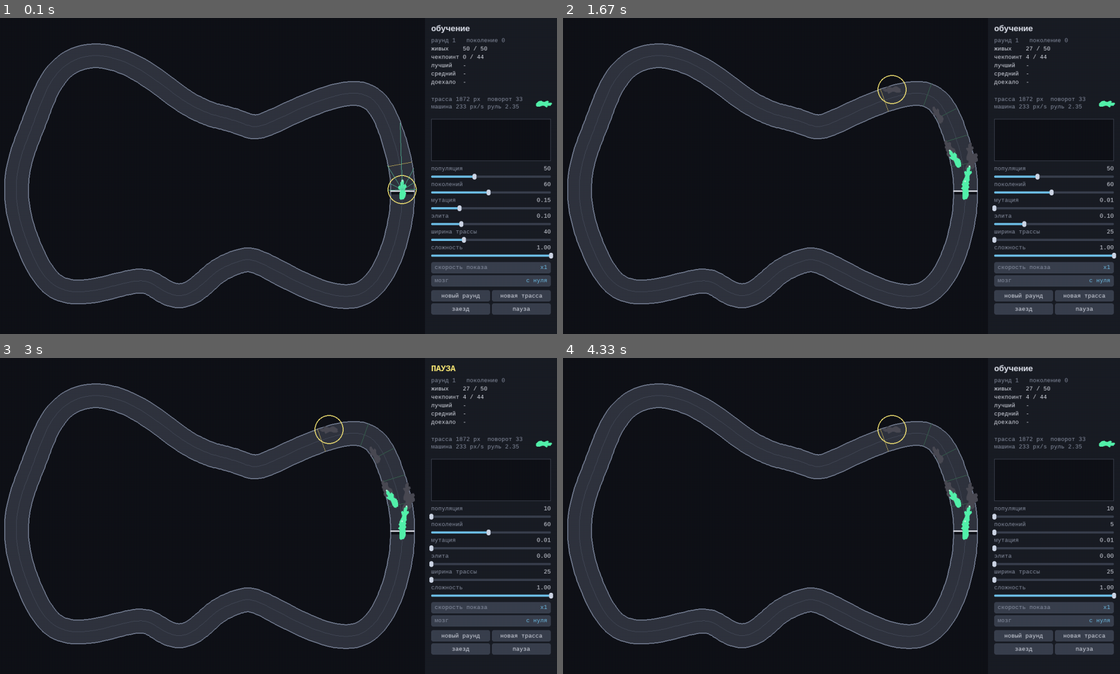
Above: before the commit, frames 1-4 (two rows, left to right).
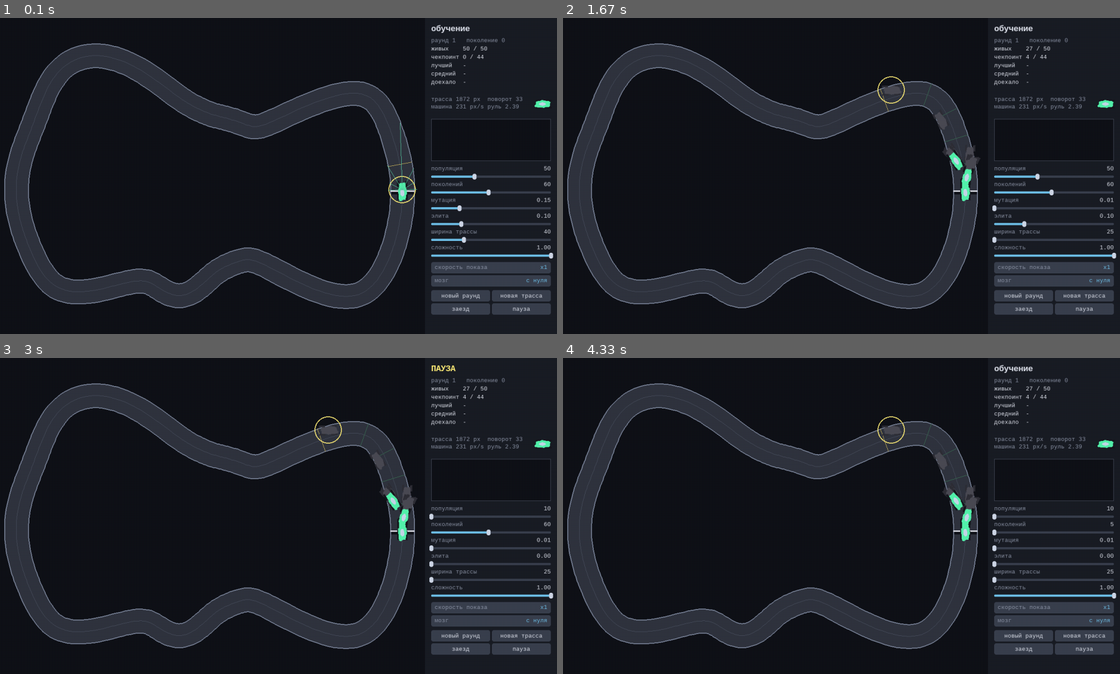
Above: after the commit, the same moments.

Repository: ALEXalesha/AiCar
Game: pygame game, started from main.py
The game is run twice, just before and just after one commit, with the same random seed, the same clock (stepped at 60 frames per second) and the same inputs.
Inputs (mouse positions are in pixels of both pictures, inside the frame that each line leads up to):
- Up to frame 1 (0.1 s): no input
- Up to frame 2 (1.67 s): press the mouse at (1053, 236) at 0.37 s; move the mouse to (1008, 157) at 0.47 s; release the mouse at (964, 78) at 0.6 s; press the mouse at (1053, 204) at 0.7 s; move the mouse to (1025, 201) at 0.8 s; release the mouse at (1003, 201) at 0.93 s; press the mouse at (1053, 204) at 1.03 s; move the mouse to (841, 141) at 1.13 s; release the mouse at (624, 74) at 1.27 s
- Up to frame 3 (3 s): tap Space at 1.83 s; press the mouse at (490, 512) at 2.2 s; move the mouse to (367, 478) at 2.3 s; release the mouse at (239, 446) at 2.43 s; press the mouse at (490, 560) at 2.53 s; move the mouse to (323, 509) at 2.63 s; release the mouse at (150, 455) at 2.77 s
- Up to frame 4 (4.33 s): tap Space at 3.4 s; press the mouse at (1053, 528) at 3.7 s; move the mouse to (947, 572) at 3.8 s; release the mouse at (847, 617) at 3.93 s

The runs differ from the first frame. In frame 1, 0.2% of the frame differs, in the area x 69-100%, y 25-59%; in frame 2, 0.5%, in the area x 56-100%, y 17-59%; in frame 3, 0.5%; in frame 4, 0.5%.

Commit message:
Машинки в форме машинок
CPPN больше не рисует кузов с нуля, а лепит его поверх каркаса:
суперэллипс шестой степени даёт скруглённый прямоугольник, передняя
половина сужается к носу, сеть добавляет неровности на 9 процентов.
Плюс четыре колеса, выступающие за борта, и лобовое стекло.

Раньше это были амёбы и кляксы: чистый выход CPPN на машину не похож.

Габариты берутся тремя непересекающимися срезами генома, поэтому цвет,
размер и пропорции независимы.

Co-Authored-By: Claude Opus 5 <noreply@anthropic.com>

Diff:
--- a/car.py
+++ b/car.py
@@ -8,9 +8,18 @@
 SPEED_BASE, SPEED_GAIN = 170.0, 90.0
 STEER_BASE, STEER_DROP = 3.4, 1.5
 MASS_MIN, MASS_MAX = 0.8, 2.5
-ASPECT_MIN, ASPECT_MAX = 1.0, 3.0
-STRETCH_MID, STRETCH_SPAN = 1.8, 0.8
-MAX_AREA = np.pi * cfg.CAR_R_MAX ** 2
+ASPECT_MIN, ASPECT_MAX = 1.4, 3.0
+STRETCH_MID, STRETCH_SPAN = 2.1, 0.7
+
+BODY_POWER = 6.0
+BODY_BUMP = 0.09
+NOSE_TAPER = 0.74
+HALF_SIZE_MIN, HALF_SIZE_MAX = 6.0, 10.0
+
+WHEEL_AT_X, WHEEL_AT_Y = 0.32, 0.54
+WHEEL_LEN, WHEEL_WIDTH = 0.30, 0.20
+COCKPIT_BACK, COCKPIT_LEN, COCKPIT_WIDTH = 0.08, 0.20, 0.24
+COCKPIT_POINTS = 14
 
 
 def polygon_area(pts):
@@ -18,19 +27,13 @@
     return 0.5 * abs(float(np.dot(x, np.roll(y, -1)) - np.dot(y, np.roll(x, -1))))
 
 
-def orient(pts):
-    p = pts - pts.mean(axis=0)
-    _, vecs = np.linalg.eigh(p.T @ p)
-    ang = np.arctan2(vecs[1, -1], vecs[0, -1])
-    c, s = np.cos(ang), np.sin(ang)
-    p = p @ np.array([[c, -s], [s, c]])
-    if np.ptp(p[:, 1]) > np.ptp(p[:, 0]):
-        p = p[:, ::-1] * np.array([1.0, -1.0])
-    return p
+def stretch_from(genome):
+    return STRETCH_MID + STRETCH_SPAN * np.tanh(0.2 * float(np.sum(genome[1::3])))
 
 
-def stretch_from(genome):
-    return STRETCH_MID + STRETCH_SPAN * np.tanh(0.2 * float(np.sum(genome[1::3])))
+def half_size_from(genome):
+    t = 0.5 + 0.5 * np.tanh(0.2 * float(np.sum(genome[2::3])))
+    return HALF_SIZE_MIN + (HALF_SIZE_MAX - HALF_SIZE_MIN) * t
 
 
 def colour_from(genome):
@@ -39,9 +42,40 @@
     return int(r * 255), int(g * 255), int(b * 255)
 
 
+def body_outline(genome, length, width, n_points=None):
+    n_points = cfg.CAR_POINTS if n_points is None else n_points
+    phi = np.linspace(0.0, 2.0 * np.pi, n_points, endpoint=False)
+    a, b = length * 0.5, width * 0.5
+
+    corner = (np.abs(np.cos(phi)) / a) ** BODY_POWER + (np.abs(np.sin(phi)) / b) ** BODY_POWER
+    base = corner ** (-1.0 / BODY_POWER)
+
+    features = cppn.angle_features(phi, cfg.CAR_CPPN_LAYERS[0])
+    bump = cppn.forward(genome, cfg.CAR_CPPN_LAYERS, features)[:, 0]
+    taper = 1.0 - (1.0 - NOSE_TAPER) * np.clip(np.cos(phi), 0.0, 1.0)
+
+    r = base * (1.0 + BODY_BUMP * bump) * taper
+    return np.stack([r * np.cos(phi), r * np.sin(phi)], axis=1)
+
+
+def wheel_polygons(length, width):
+    half_l, half_w = length * WHEEL_LEN * 0.5, width * WHEEL_WIDTH * 0.5
+    box = np.array([[-half_l, -half_w], [half_l, -half_w], [half_l, half_w], [-half_l, half_w]])
+    return [box + np.array([sx * length * WHEEL_AT_X, sy * width * WHEEL_AT_Y])
+            for sx in (-1.0, 1.0) for sy in (-1.0, 1.0)]
+
+
+def cockpit_polygon(length, width):
+    t = np.linspace(0.0, 2.0 * np.pi, COCKPIT_POINTS, endpoint=False)
+    return np.stack([-COCKPIT_BACK * length + length * COCKPIT_LEN * np.cos(t),
+                     width * COCKPIT_WIDTH * np.sin(t)], axis=1)
+
+
 class Car:
-    def __init__(self, shape, mass, accel, max_speed, max_steer, color):
+    def __init__(self, shape, wheels, cockpit, mass, accel, max_speed, max_steer, color):
         self.shape = shape
+        self.wheels = wheels
+        self.cockpit = cockpit
         self.mass = mass
         self.accel = accel
         self.max_speed = max_speed
@@ -55,23 +89,23 @@
 
 
 def generate(genome):
-    blob = orient(cppn.ring_shape(genome, cfg.CAR_CPPN_LAYERS, cfg.CAR_POINTS,
-                                  cfg.CAR_R_MIN, cfg.CAR_R_MAX))
-    k = np.sqrt(stretch_from(genome))
-    shape = blob * np.array([k, 1.0 / k])
+    aspect = float(np.clip(stretch_from(genome), ASPECT_MIN, ASPECT_MAX))
+    half = half_size_from(genome)
+    stretch = np.sqrt(aspect)
+    length, width = 2.0 * half * stretch, 2.0 * half / stretch
 
-    length = float(np.ptp(shape[:, 0]))
-    width = float(np.ptp(shape[:, 1]))
+    shape = body_outline(genome, length, width)
+    max_area = np.pi * (HALF_SIZE_MAX * 1.2) ** 2
+    filled = polygon_area(shape) / max_area
+    mass = MASS_MIN + (MASS_MAX - MASS_MIN) * float(np.clip(filled, 0.0, 1.0))
 
-    filled = polygon_area(shape) / MAX_AREA
-    mass = MASS_MIN + (MASS_MAX - MASS_MIN) * float(np.clip(filled, 0.0, 1.0))
-    aspect = float(np.clip(length / width, ASPECT_MIN, ASPECT_MAX))
-    stretch = (aspect - ASPECT_MIN) / (ASPECT_MAX - ASPECT_MIN)
+    reach = (aspect - ASPECT_MIN) / (ASPECT_MAX - ASPECT_MIN)
+    max_speed = SPEED_BASE + SPEED_GAIN * reach
+    max_steer = STEER_BASE - STEER_DROP * reach
+    accel = max_speed * cfg.DRAG * cfg.ACCEL_FACTOR
 
-    max_speed = SPEED_BASE + SPEED_GAIN * stretch
-    max_steer = STEER_BASE - STEER_DROP * stretch
-    accel = max_speed * cfg.DRAG * cfg.ACCEL_FACTOR
-    return Car(shape, mass, accel, max_speed, max_steer, colour_from(genome))
+    return Car(shape, wheel_polygons(length, width), cockpit_polygon(length, width),
+               mass, accel, max_speed, max_steer, colour_from(genome))
 
 
 def random_car(rng):
--- a/config.py
+++ b/config.py
@@ -46,7 +46,7 @@
 
 DRAG = 0.9
 ACCEL_FACTOR = 1.6
-CAR_POINTS = 24
+CAR_POINTS = 40
 CAR_R_MIN, CAR_R_MAX = 4.0, 11.0
 
 ENGINE_LEVELS = 12
--- a/render.py
+++ b/render.py
@@ -12,6 +12,9 @@
 CHECK_NEXT = (206, 184, 92)
 START_LINE = (232, 234, 242)
 DEAD_CAR = (74, 74, 84)
+WHEEL = (22, 23, 29)
+DEAD_WHEEL = (46, 46, 54)
+GLASS = (196, 214, 232)
 RAY_LINE = (86, 198, 158)
 LEADER_RING = (255, 238, 120)
 TEXT = (222, 226, 236)
@@ -84,21 +87,36 @@
     return tuple(int(c + (255 - c) * k) for c in colour)
 
 
+def _darker(colour, k=0.45):
+    return tuple(int(c * (1.0 - k)) for c in colour)
+
+
+def draw_one_car(surf, cam, veh, pos, angle, body, wheel, glass=None):
+    for w in veh.wheels:
+        pygame.draw.polygon(surf, wheel, _poly(cam, car_polygon(w, pos, angle)))
+    pygame.draw.polygon(surf, body, _poly(cam, car_polygon(veh.shape, pos, angle)))
+    if glass is not None:
+        pygame.draw.polygon(surf, glass, _poly(cam, car_polygon(veh.cockpit, pos, angle)))
+
+
 def draw_cars(surf, cam, r, veh, leader=None):
     crashed = ~r.alive & (r.finish_step < 0)
+    detailed = cam.scale * veh.length > 26.0
+    glass = GLASS if detailed else None
+
     for i in range(r.n):
-        if not crashed[i]:
-            continue
-        pygame.draw.polygon(surf, DEAD_CAR, _poly(cam, car_polygon(veh.shape, r.pos[i], r.angle[i])))
+        if crashed[i]:
+            draw_one_car(surf, cam, veh, r.pos[i], r.angle[i], DEAD_CAR, DEAD_WHEEL)
 
     nose = nose_point(veh)[None, :]
     tip = _lighter(veh.color)
     for i in range(r.n):
         if crashed[i]:
             continue
-        pygame.draw.polygon(surf, veh.color, _poly(cam, car_polygon(veh.shape, r.pos[i], r.angle[i])))
-        x, y = cam.to_screen(car_polygon(nose, r.pos[i], r.angle[i]))[0]
-        pygame.draw.circle(surf, tip, (int(x), int(y)), 2)
+        draw_one_car(surf, cam, veh, r.pos[i], r.angle[i], veh.color, WHEEL, glass)
+        if not detailed:
+            x, y = cam.to_screen(car_polygon(nose, r.pos[i], r.angle[i]))[0]
+            pygame.draw.circle(surf, tip, (int(x), int(y)), 2)
 
     if leader is not None:
         x, y = cam.to_screen(r.pos[leader])[0]
@@ -115,5 +133,8 @@
 
 
 def draw_car_badge(surf, veh, at, scale):
-    pts = veh.shape * scale + np.asarray(at, dtype=float)
-    pygame.draw.polygon(surf, veh.color, [(int(x), int(y)) for x, y in pts])
+    at = np.asarray(at, dtype=float)
+    for piece, colour in [(w, WHEEL) for w in veh.wheels] + [(veh.shape, veh.color),
+                                                             (veh.cockpit, GLASS)]:
+        pts = piece * scale + at
+        pygame.draw.polygon(surf, colour, [(int(x), int(y)) for x, y in pts])
--- a/tests/test_car.py
+++ b/tests/test_car.py
@@ -10,7 +10,11 @@
     return [car.random_car(rng) for _ in range(n)]
 
 
-def test_shape_has_the_configured_number_of_points():
+def genome(seed=0):
+    return cppn.random_genome(cfg.CAR_CPPN_LAYERS, np.random.default_rng(seed), cfg.CAR_INIT_SCALE)
+
+
+def test_body_has_the_configured_number_of_points():
     assert car.random_car(np.random.default_rng(0)).shape.shape == (cfg.CAR_POINTS, 2)
 
 
@@ -24,27 +28,48 @@
     assert car.polygon_area(square) == car.polygon_area(square[::-1])
 
 
-def test_orient_puts_the_long_axis_along_x():
-    rng = np.random.default_rng(0)
-    for _ in range(50):
-        pts = cppn.ring_shape(cppn.random_genome(cfg.CAR_CPPN_LAYERS, rng),
-                              cfg.CAR_CPPN_LAYERS, cfg.CAR_POINTS, 5.0, 14.0)
-        p = car.orient(pts)
-        assert np.ptp(p[:, 0]) >= np.ptp(p[:, 1]) - 1e-9
+def test_body_outline_is_closed_and_centred_on_the_axis():
+    body = car.body_outline(genome(1), 30.0, 14.0)
+    assert abs(float(body[:, 1].mean())) < 1.0
+    assert np.linalg.norm(body[0] - body[-1]) < np.ptp(body[:, 0])
 
 
-def test_orient_keeps_the_area():
-    rng = np.random.default_rng(1)
-    pts = cppn.ring_shape(cppn.random_genome(cfg.CAR_CPPN_LAYERS, rng),
-                          cfg.CAR_CPPN_LAYERS, cfg.CAR_POINTS, 5.0, 14.0)
-    assert abs(car.polygon_area(car.orient(pts)) - car.polygon_area(pts)) < 1e-9
+def test_body_is_longer_than_it_is_wide():
+    for c in many_cars(100):
+        assert c.length > c.width
 
 
-def test_orient_centres_the_shape():
-    rng = np.random.default_rng(2)
-    pts = cppn.ring_shape(cppn.random_genome(cfg.CAR_CPPN_LAYERS, rng),
-                          cfg.CAR_CPPN_LAYERS, cfg.CAR_POINTS, 5.0, 14.0)
-    assert np.allclose(car.orient(pts).mean(axis=0), 0.0, atol=1e-9)
+def test_body_follows_the_requested_proportions():
+    body = car.body_outline(np.zeros(cppn.genome_size(cfg.CAR_CPPN_LAYERS)), 40.0, 16.0)
+    assert abs(np.ptp(body[:, 1]) - 16.0) < 1.0
+    assert 30.0 < np.ptp(body[:, 0]) < 40.0
+
+
+def test_the_nose_is_narrower_than_the_tail():
+    body = car.body_outline(np.zeros(cppn.genome_size(cfg.CAR_CPPN_LAYERS)), 40.0, 16.0)
+    front = np.ptp(body[body[:, 0] > 12.0][:, 1])
+    back = np.ptp(body[body[:, 0] < -12.0][:, 1])
+    assert front < back
+
+
+def test_there_are_four_wheels_at_the_four_corners():
+    c = car.random_car(np.random.default_rng(0))
+    assert len(c.wheels) == 4
+    centres = np.array([w.mean(axis=0) for w in c.wheels])
+    assert set(np.sign(centres[:, 0]).astype(int)) == {-1, 1}
+    assert set(np.sign(centres[:, 1]).astype(int)) == {-1, 1}
+
+
+def test_wheels_stick_out_past_the_body():
+    for c in many_cars(50):
+        widest = max(float(np.abs(w[:, 1]).max()) for w in c.wheels)
+        assert widest > c.half_width
+
+
+def test_cockpit_sits_inside_the_body():
+    for c in many_cars(50):
+        assert np.abs(c.cockpit[:, 0]).max() < c.length * 0.5
+        assert np.abs(c.cockpit[:, 1]).max() < c.half_width
 
 
 def test_all_parameters_stay_in_sane_ranges():
@@ -52,13 +77,17 @@
         assert car.MASS_MIN <= c.mass <= car.MASS_MAX
         assert car.SPEED_BASE <= c.max_speed <= car.SPEED_BASE + car.SPEED_GAIN
         assert car.STEER_BASE - car.STEER_DROP <= c.max_steer <= car.STEER_BASE
-        assert c.area > 0.0
-        assert c.length > 0.0 and c.width > 0.0
+        assert c.area > 0.0 and c.length > 0.0 and c.width > 0.0
+
+
+def test_car_fits_inside_the_track():
+    for c in many_cars():
+        assert c.half_width < cfg.TRACK_WIDTH * 0.5
 
 
 def test_mass_does_not_saturate_at_the_limits():
     mass = np.array([c.mass for c in many_cars()])
-    assert mass.std() > 0.2
+    assert mass.std() > 0.1
     assert np.mean(mass >= car.MASS_MAX - 1e-6) < 0.2
     assert np.mean(mass <= car.MASS_MIN + 1e-6) < 0.2
 
@@ -69,41 +98,31 @@
     assert np.array([c.max_steer for c in cars]).std() > 0.2
 
 
+def test_longer_cars_are_faster_and_turn_worse():
+    cars = many_cars()
+    aspect = np.array([c.length / c.width for c in cars])
+    assert np.corrcoef(aspect, [c.max_speed for c in cars])[0, 1] > 0.8
+    assert np.corrcoef(aspect, [c.max_steer for c in cars])[0, 1] < -0.8
+
+
 def test_mass_and_aspect_are_mostly_independent():
     cars = many_cars()
     aspect = np.array([c.length / c.width for c in cars])
-    mass = np.array([c.mass for c in cars])
-    assert abs(np.corrcoef(aspect, mass)[0, 1]) < 0.5
-
-
-def test_stretching_keeps_the_area():
-    rng = np.random.default_rng(5)
-    for _ in range(30):
-        g = cppn.random_genome(cfg.CAR_CPPN_LAYERS, rng)
-        blob = car.orient(cppn.ring_shape(g, cfg.CAR_CPPN_LAYERS, cfg.CAR_POINTS,
-                                          cfg.CAR_R_MIN, cfg.CAR_R_MAX))
-        assert abs(car.generate(g).area - car.polygon_area(blob)) < 1e-9
+    assert abs(np.corrcoef(aspect, [c.mass for c in cars])[0, 1]) < 0.6
 
 
 def test_stretch_stays_in_its_range():
     rng = np.random.default_rng(6)
     for _ in range(200):
-        s = car.stretch_from(cppn.random_genome(cfg.CAR_CPPN_LAYERS, rng))
+        s = car.stretch_from(cppn.random_genome(cfg.CAR_CPPN_LAYERS, rng, cfg.CAR_INIT_SCALE))
         assert car.STRETCH_MID - car.STRETCH_SPAN < s < car.STRETCH_MID + car.STRETCH_SPAN
 
 
-def test_car_fits_inside_the_track():
-    for c in many_cars():
-        assert c.half_width < cfg.TRACK_WIDTH * 0.5
-
-
-def test_longer_cars_are_faster_and_turn_worse():
-    cars = many_cars()
-    aspect = np.array([c.length / c.width for c in cars])
-    speed = np.array([c.max_speed for c in cars])
-    steer = np.array([c.max_steer for c in cars])
-    assert np.corrcoef(aspect, speed)[0, 1] > 0.9
-    assert np.corrcoef(aspect, steer)[0, 1] < -0.9
+def test_half_size_stays_in_its_range():
+    rng = np.random.default_rng(7)
+    for _ in range(200):
+        h = car.half_size_from(cppn.random_genome(cfg.CAR_CPPN_LAYERS, rng, cfg.CAR_INIT_SCALE))
+        assert car.HALF_SIZE_MIN <= h <= car.HALF_SIZE_MAX
 
 
 def test_power_equals_mass_times_acceleration():
@@ -112,7 +131,7 @@
 
 
 def test_same_genome_gives_the_same_car():
-    g = cppn.random_genome(cfg.CAR_CPPN_LAYERS, np.random.default_rng(3))
+    g = genome(3)
     a, b = car.generate(g), car.generate(g)
     assert np.allclose(a.shape, b.shape)
     assert a.max_speed == b.max_speed and a.color == b.color
Binary file added: docs/preview_cars.png
Binary file changed: docs/preview_game.png
Binary file changed: docs/preview_showcase.png
Not shown, changed: docs/modules/car.md
